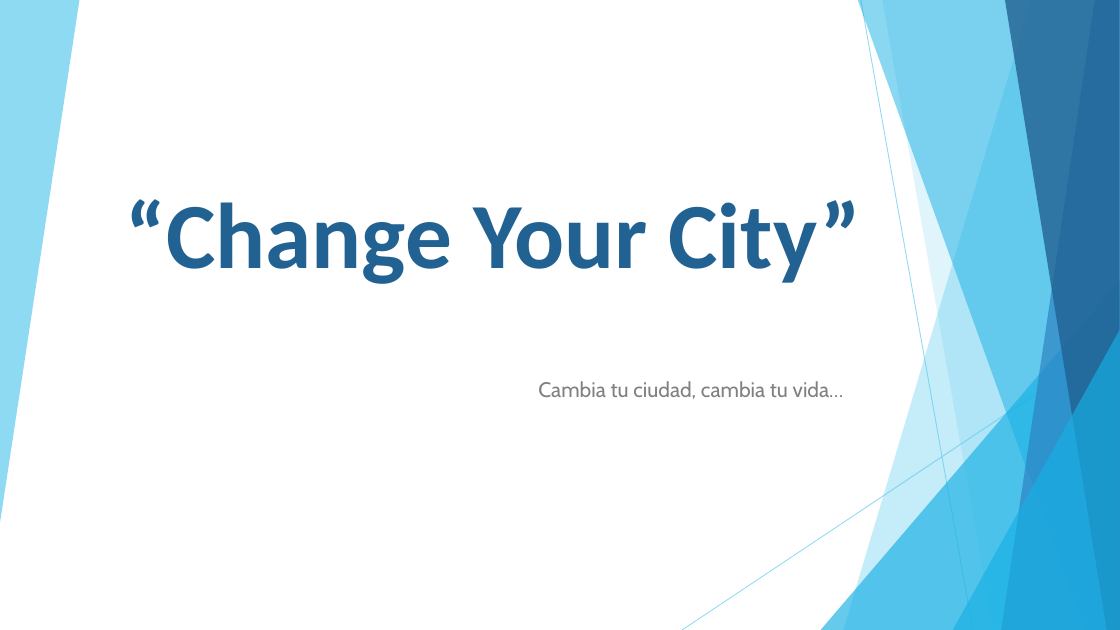
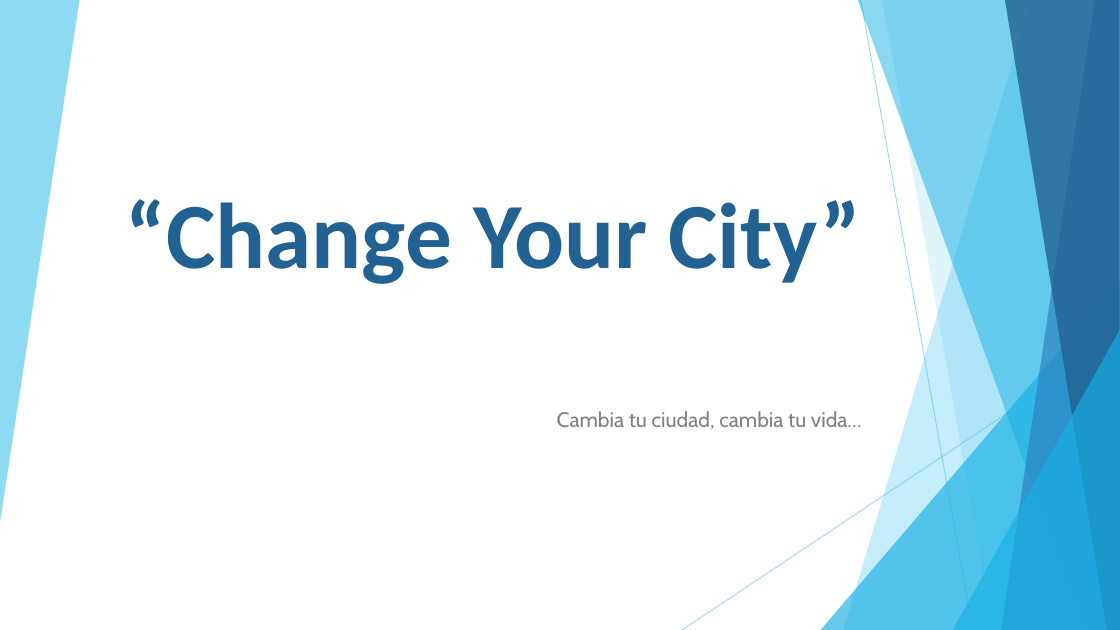
Before and after one commit to JulioMh/ChangeYourCity, a slide deck: slide 1 of 7_Presentacion/Presentacion.pptx. Drawn at 1120x630 pixels with LibreOffice and Linux fonts; fonts in the diff are those of the drawing; background and template pictures are left out. Boxes give left, top, right and bottom in pixels: in the first picture for what was removed or moved away, otherwise in the second. Text is boxed around its words. In the diff, an @@ line names an element or a change of style, - is before the commit and + after.

```diff
--- a/7_Presentacion/Presentacion.pptx
+++ b/7_Presentacion/Presentacion.pptx
@@ subtitle "Cambia tu ciudad, cambia tu ...": place and size @@
-subtitle "Cambia tu ciudad, cambia tu ..." at bbox=[538, 381, 844, 399]
+subtitle "Cambia tu ciudad, cambia tu ..." at bbox=[557, 411, 862, 429]
```
Also in this commit, not shown: 5 other slides changed, 5 slides added, 3 other files.
